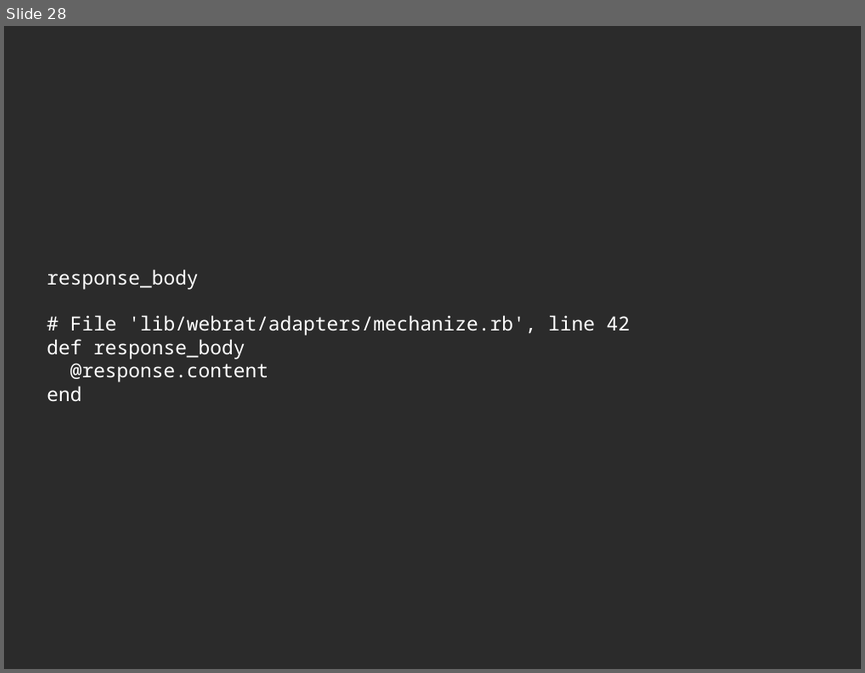
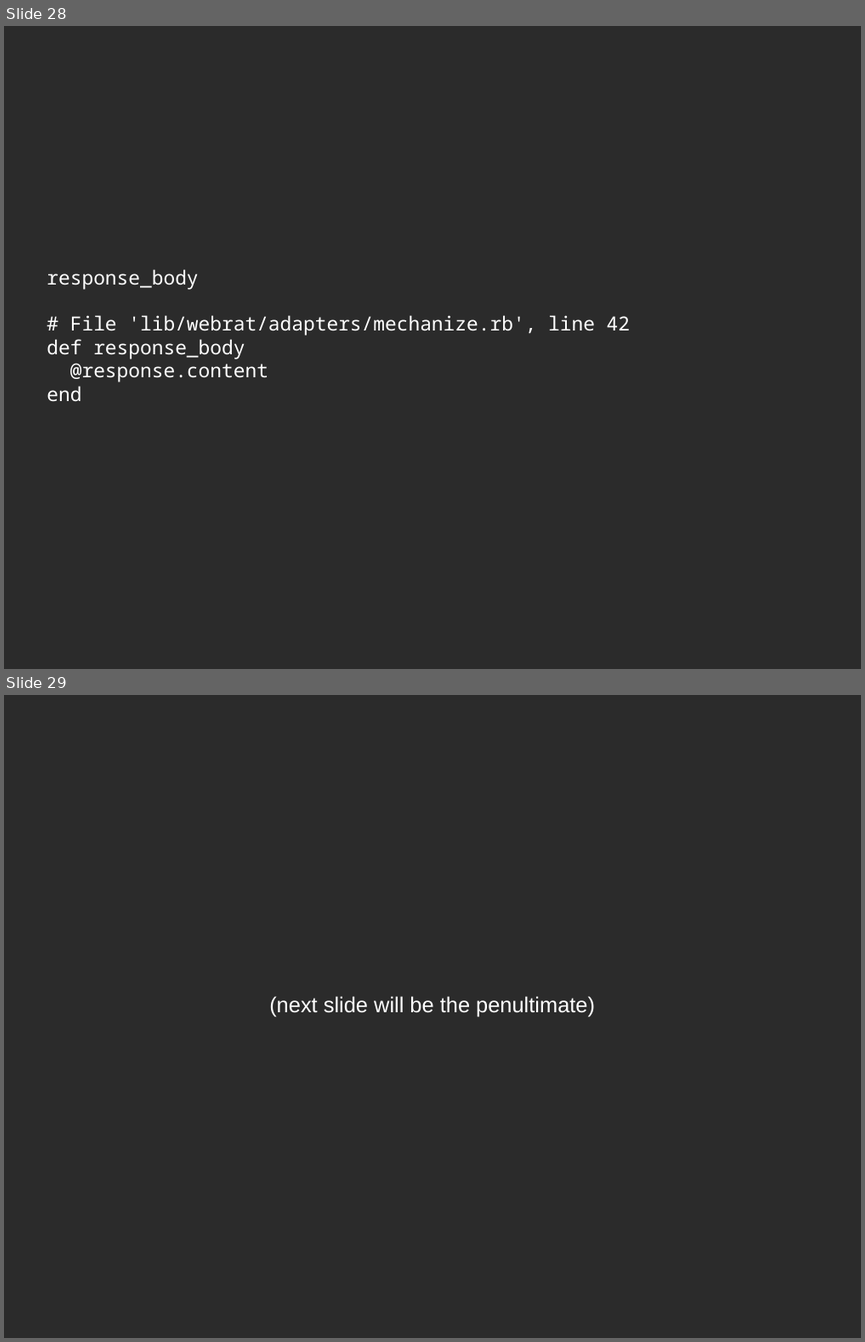
Before and after one commit to vovka/Lecture--Cucumber---Capistrano-in-PHP-world, a slide deck: docs/cukes_lect.odp. Shown one above the other, each under a label of ours: slide 28 before the commit, slides 28 and 29 after it. The pictures are 865x673 and 865x1342 pixels, drawn with LibreOffice and Linux fonts; fonts in the diff are those of the drawing; background and template pictures are left out; a plain dark background stands for a picture behind light text. Boxes give left, top, right and bottom in pixels: in the first picture for what was removed or moved away, otherwise in the second. Text is boxed around its words. In the diff, an @@ line names an element or a change of style, - is before the commit and + after.

```diff
--- a/docs/cukes_lect.odp
+++ b/docs/cukes_lect.odp
@@ slide 29 added at (x1=4, y1=695, x2=861, y2=1338), background picture (left out) @@
@@ subtitle added at (x1=269, y1=996, x2=595, y2=1017), 20 pt, text #FFFFFF @@
+(next slide will be the penultimate)
```
Also in this commit, not shown: 2 other slides added, 1 other file.
